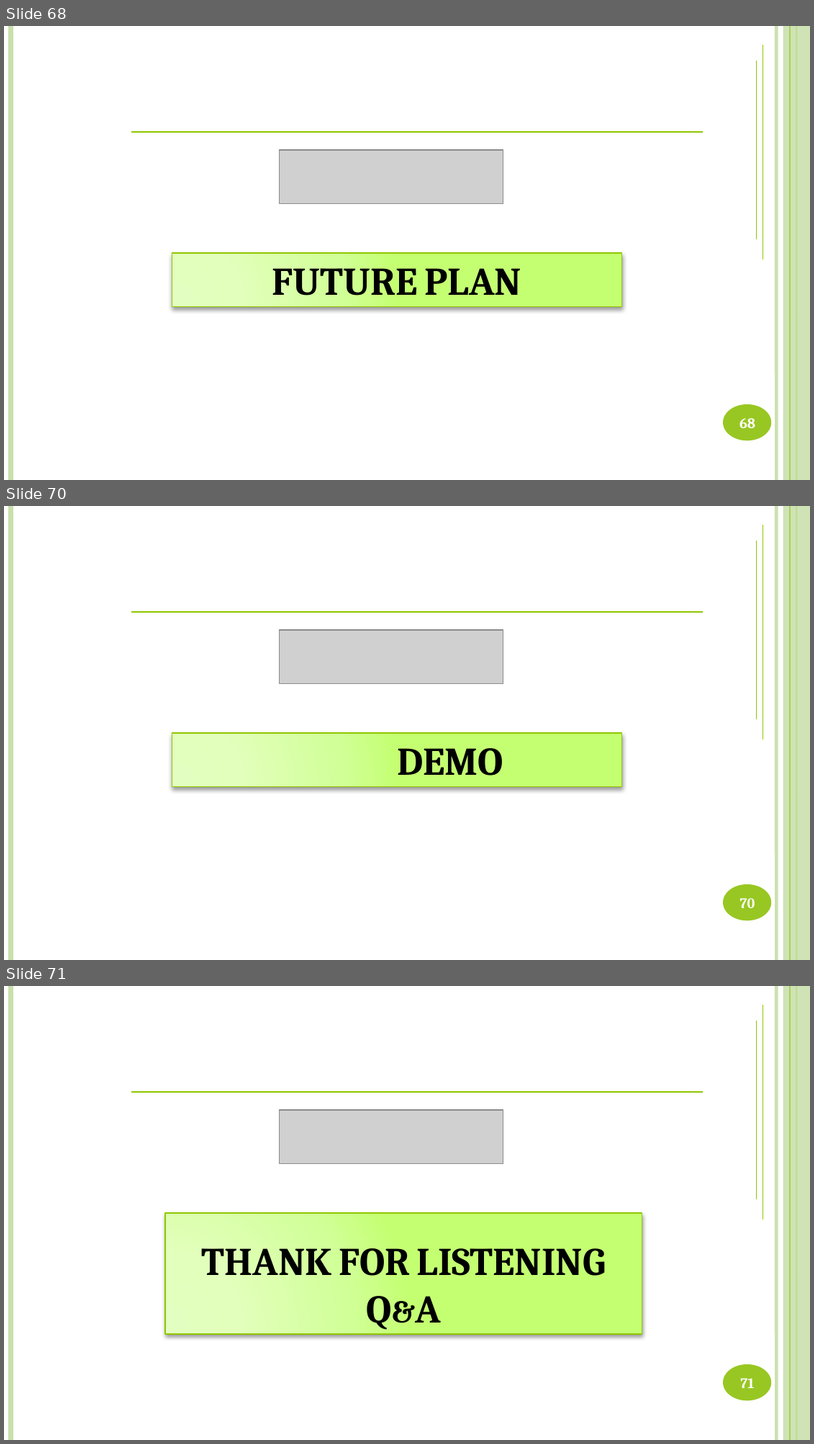
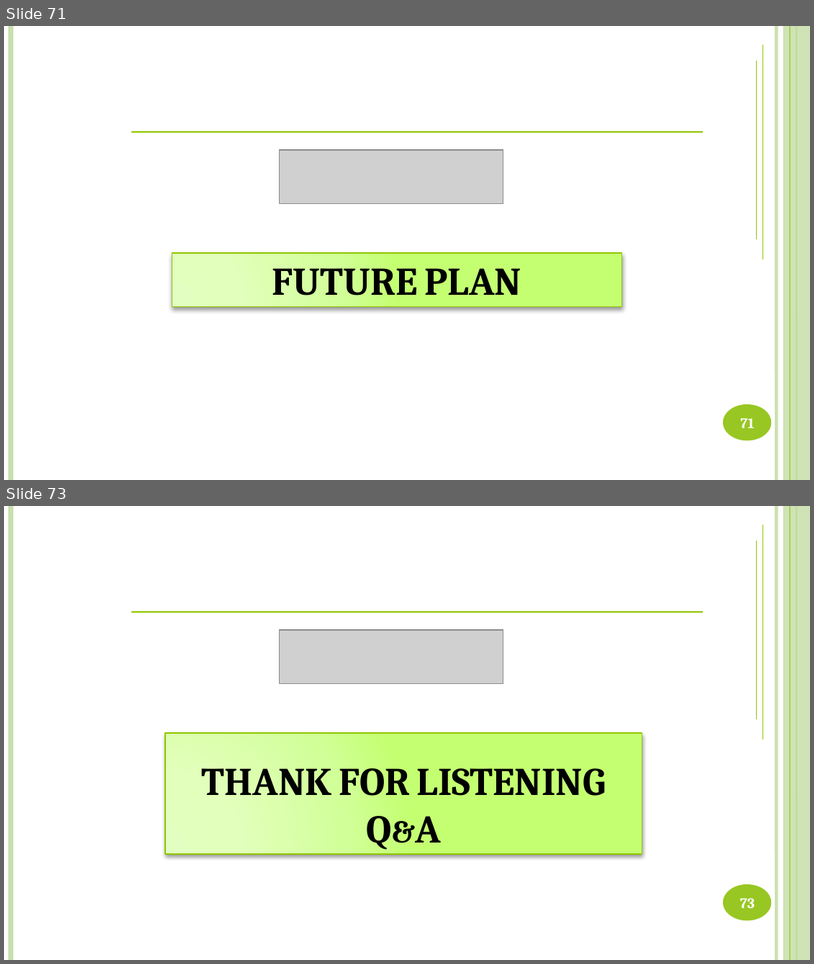
Before and after one commit to DanhLT2/Slide-Unistar, a slide deck: Slide-UniStar/UniStar.pptx. Shown one above the other, each under a label of ours: slides 68, 70 and 71 before the commit, slides 71 and 73 after it; the slides between them are not shown. The pictures are 814x1444 and 814x964 pixels, drawn with LibreOffice and Linux fonts; fonts in the diff are those of the drawing; grey boxes stand for pictures. Boxes give left, top, right and bottom in pixels: in the first picture for what was removed or moved away, otherwise in the second. Text is boxed around its words. In the diff, an @@ line names an element or a change of style, - is before the commit and + after.

```diff
--- a/Slide-UniStar/UniStar.pptx
+++ b/Slide-UniStar/UniStar.pptx
@@ slide 70 removed at [4, 506, 810, 960], background #FFFFFF; not listed: 6 template elements that a slide beside it also shows @@
@@ line removed from (764, 740) to (764, 525) @@
@@ line removed from (756, 720) to (756, 540) @@
@@ line removed from (131, 612) to (703, 612) @@
@@ picture removed at [280, 630, 504, 685] @@
@@ title removed at [172, 733, 622, 787] @@
-DEMO
@@ page number removed at [741, 898, 756, 908] @@
-70
@@ what was slide 68 is now slide 71 @@
@@ page number at [741, 418, 754, 428]: text changed @@
-68
+71
@@ what was slide 71 is now slide 73 @@
@@ page number at [741, 898, 755, 908]: text changed @@
-71
+73
```
Also in this commit, not shown: 7 slides changed, 3 slides added.
